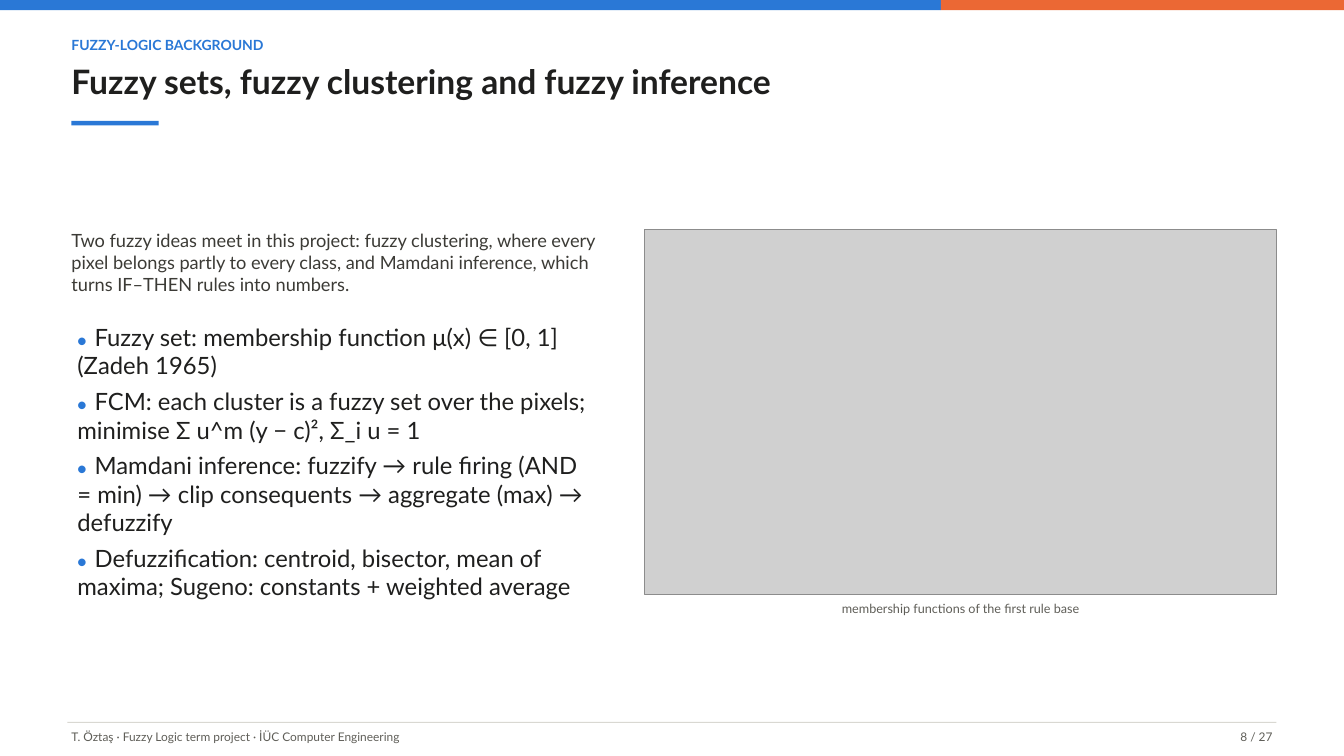
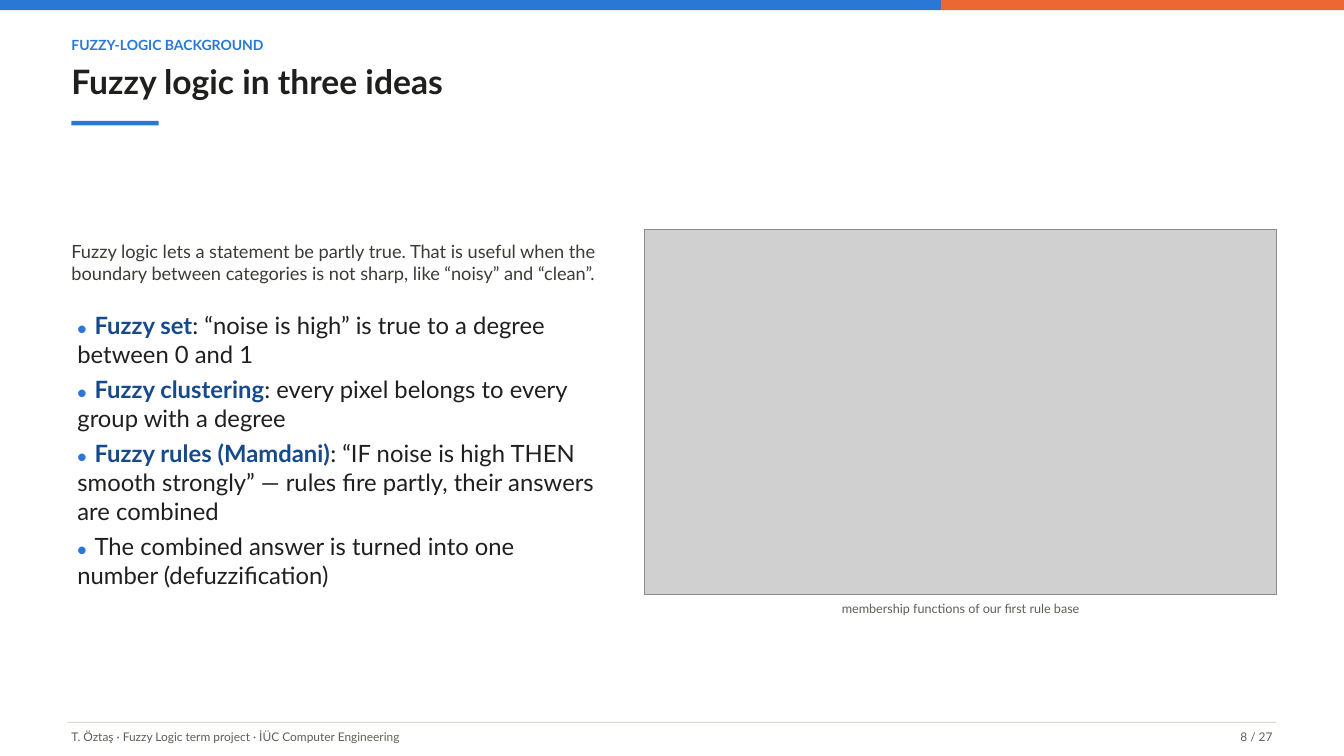
Before and after one commit to tarikoztas/fuzzy-logic-project, a slide deck: slide 8 of presentation/presentation.pptx. Drawn at 1344x756 pixels with LibreOffice and Linux fonts; fonts in the diff are those of the drawing; grey boxes stand for pictures. Boxes give left, top, right and bottom in pixels: in the first picture for what was removed or moved away, otherwise in the second. Text is boxed around its words. In the diff, an @@ line names an element or a change of style, - is before the commit and + after.

```diff
--- a/presentation/presentation.pptx
+++ b/presentation/presentation.pptx
@@ text at <box>71,69,442,100</box>: text changed @@
-Fuzzy sets, fuzzy clustering and fuzzy inference
+Fuzzy logic in three ideas
@@ text at <box>71,244,595,284</box>: text changed @@
-Two fuzzy ideas meet in this project: fuzzy clustering, where every pixel belongs partly to every class, and Mamdani inference, which turns IF–THEN rules into numbers.
+Fuzzy logic lets a statement be partly true. That is useful when the boundary between categories is not sharp, like “noisy” and “clean”.
@@ text at <box>77,316,594,588</box>: text changed @@
-● Fuzzy set: membership function μ(x) ∈ [0, 1] (Zadeh 1965)
-● FCM: each cluster is a fuzzy set over the pixels; minimise Σ u^m (y − c)², Σ_i u = 1
-● Mamdani inference: fuzzify → rule firing (AND = min) → clip consequents → aggregate (max) → defuzzify
-● Defuzzification: centroid, bisector, mean of maxima; Sugeno: constants + weighted average
+● Fuzzy set: “noise is high” is true to a degree between 0 and 1
+● Fuzzy clustering: every pixel belongs to every group with a degree
+● Fuzzy rules (Mamdani): “IF noise is high THEN smooth strongly” — rules fire partly, their answers are combined
+● The combined answer is turned into one number (defuzzification)
@@ text at <box>842,603,1079,615</box>: text changed @@
-membership functions of the first rule base
+membership functions of our first rule base
```
Also in this commit, not shown: 21 other slides changed, 13 other files.
